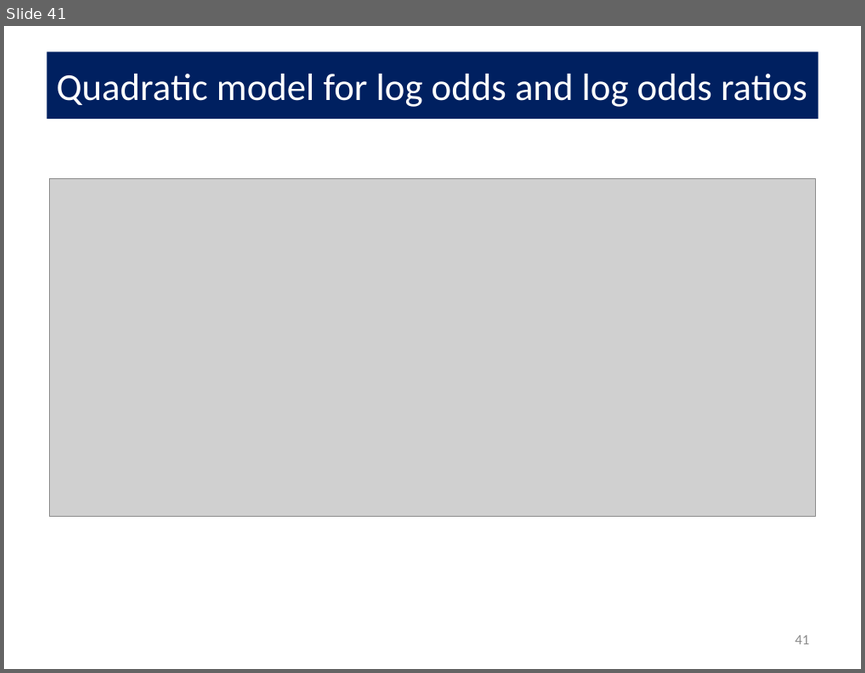
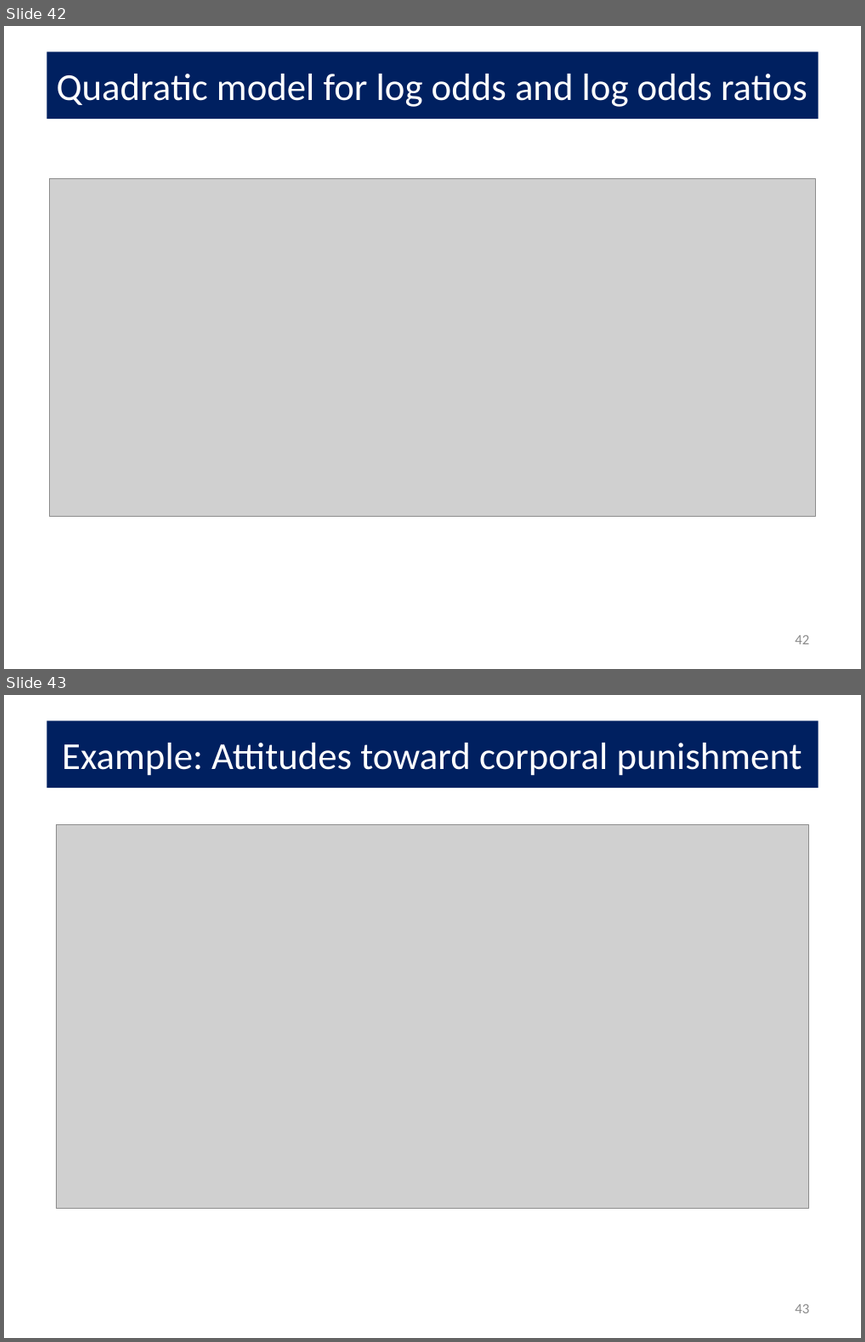
Before and after one commit to friendly/psy6136, a slide deck: docs/lectures/Log-Odds.pptx. Shown one above the other, each under a label of ours: slide 41 before the commit, slides 42 and 43 after it. The pictures are 865x673 and 865x1342 pixels, drawn with LibreOffice and Linux fonts; fonts in the diff are those of the drawing; grey boxes stand for pictures. Boxes give left, top, right and bottom in pixels: in the first picture for what was removed or moved away, otherwise in the second. Text is boxed around its words. In the diff, an @@ line names an element or a change of style, - is before the commit and + after.

```diff
--- a/docs/lectures/Log-Odds.pptx
+++ b/docs/lectures/Log-Odds.pptx
@@ slide 43 added at (4, 695, 861, 1338), background #FFFFFF @@
@@ title added at (46, 721, 818, 788), fill #002060, 32 pt, text #FFFFFF @@
+Example: Attitudes toward corporal punishment
@@ picture added at (56, 825, 809, 1208) @@
@@ page number added at (794, 1304, 809, 1313), 12 pt, text #8C8C8C @@
+43
@@ what was slide 41 is now slide 42 @@
@@ page number at (794, 635, 809, 644): text changed @@
-41
+42
```
Also in this commit, not shown: 2 slides changed, 6 other slides added, 5 other files.
